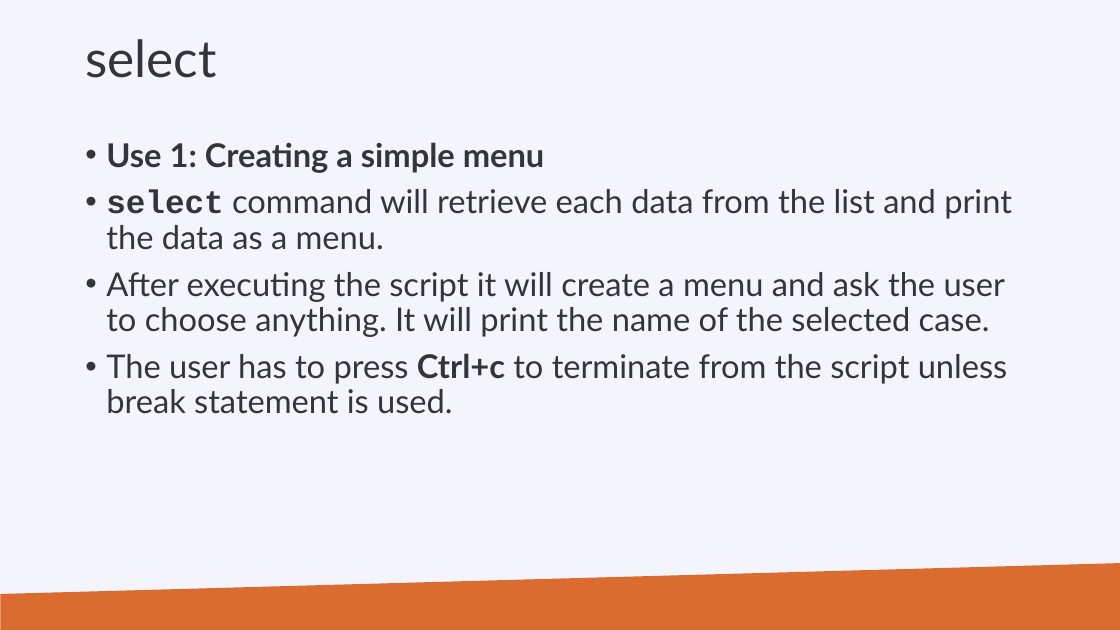
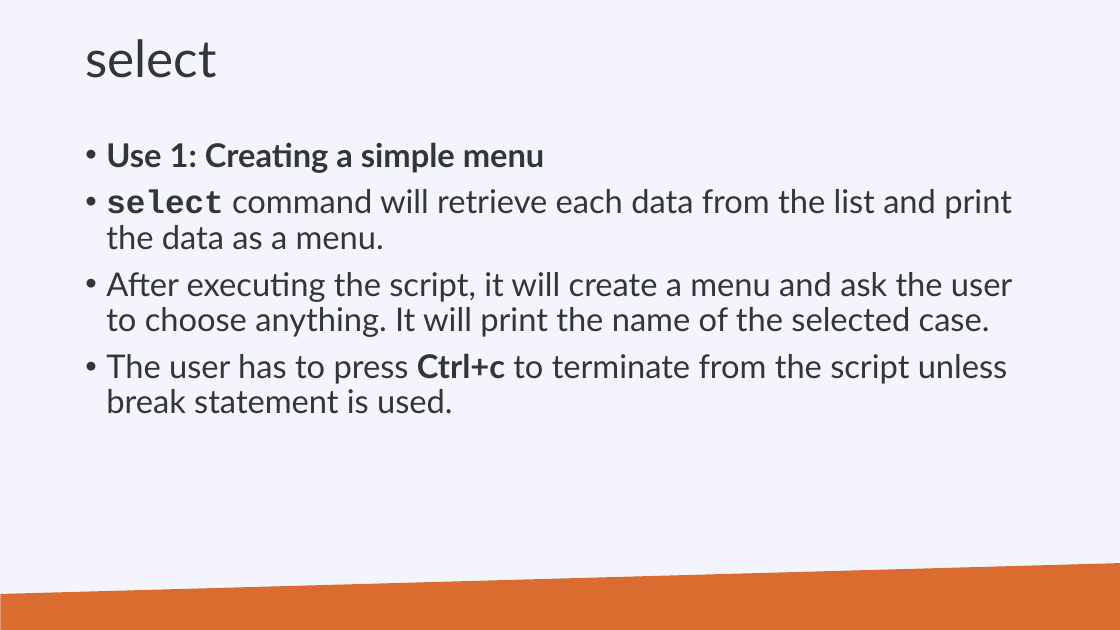
Before and after one commit to hpcleuven/Linux-scripting, a slide deck: slide 109 of Linux-scripting.pptx. Drawn at 1120x630 pixels with LibreOffice and Linux fonts; fonts in the diff are those of the drawing; background and template pictures are left out. Boxes give left, top, right and bottom in pixels: in the first picture for what was removed or moved away, otherwise in the second. Text is boxed around its words. In the diff, an @@ line names an element or a change of style, - is before the commit and + after.

```diff
--- a/Linux-scripting.pptx
+++ b/Linux-scripting.pptx
@@ text at (106, 272, 1012, 337): text changed @@
-• After executing the script it will create a menu and ask the user to choose anything. It will print the name of the selected case.
+• After executing the script, it will create a menu and ask the user to choose anything. It will print the name of the selected case.
```
Also in this commit, not shown: 18 other slides changed, 1 other file.
